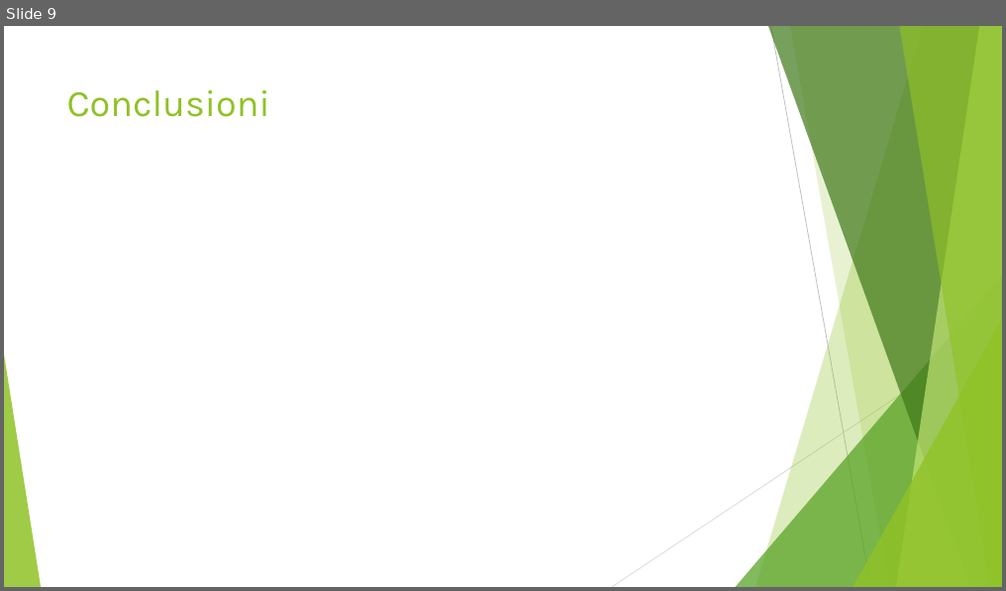
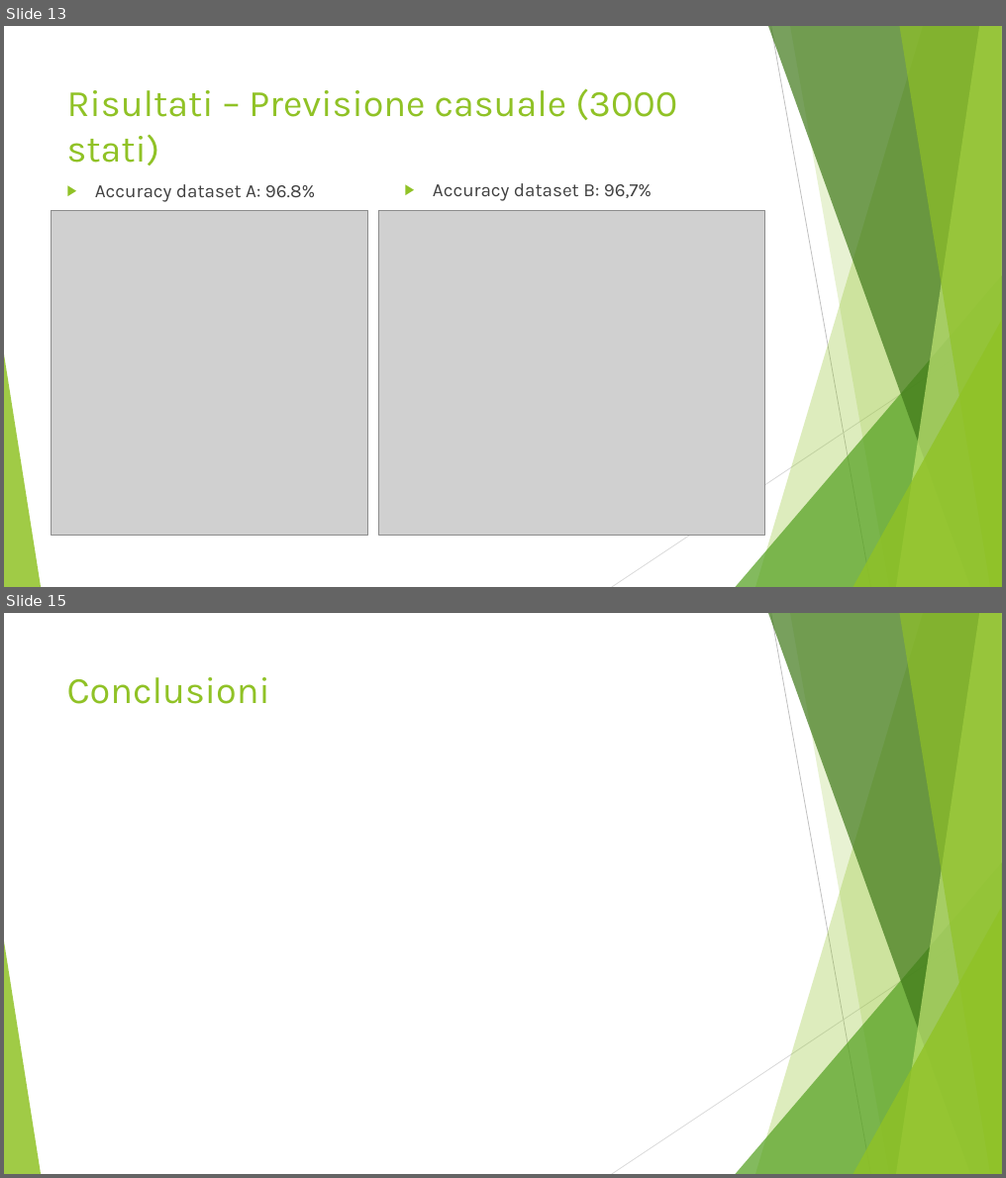
Before and after one commit to CostantiniMatteo/progetto-mpd, a slide deck: presentazione.pptx. Shown one above the other, each under a label of ours: slide 9 before the commit, slides 13 and 15 after it; the slides between them are not shown. The pictures are 1006x591 and 1006x1178 pixels, drawn with LibreOffice and Linux fonts; fonts in the diff are those of the drawing; grey boxes stand for pictures. Boxes give left, top, right and bottom in pixels: in the first picture for what was removed or moved away, otherwise in the second. Text is boxed around its words. In the diff, an @@ line names an element or a change of style, - is before the commit and + after.

```diff
--- a/presentazione.pptx
+++ b/presentazione.pptx
@@ slide 13 added at (x1=4, y1=26, x2=1002, y2=587), background #FFFFFF; not listed: 10 template elements that a slide beside it also shows @@
@@ title added at (x1=67, y1=88, x2=677, y2=166), 36 pt, text #90C226 @@
+Risultati – Previsione casuale (3000 stati)
@@ text added at (x1=95, y1=184, x2=315, y2=202), 18 pt, text #404040 @@
+▶ Accuracy dataset A: 96.8%
@@ text added at (x1=433, y1=183, x2=651, y2=201), 18 pt, text #404040 @@
+▶ Accuracy dataset B: 96,7%
@@ picture added at (x1=52, y1=211, x2=368, y2=536) @@
@@ picture added at (x1=379, y1=211, x2=764, y2=536) @@
@@ what was slide 9 is now slide 15 @@
```
Also in this commit, not shown: 3 slides changed, 10 other slides added, 5 slides removed, 3 other files.
